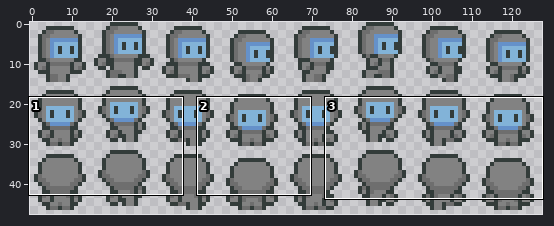
Edited in one commit: sprite sheet (assets/robot.png). The picture above shows the old version from afar; the outline marks the close-up.
Close-up. Old version:
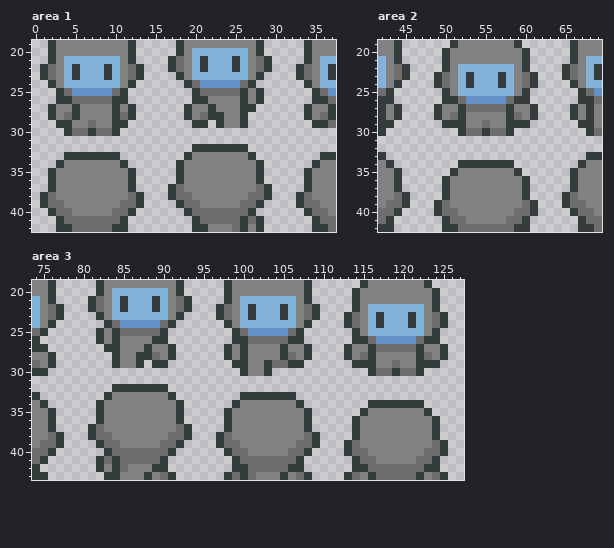
The file is 128x48 pixels. Shown: area 1: x 0..37, y 19..42; area 2: x 42..69, y 19..42; area 3: x 74..127, y 19..43.
New version:
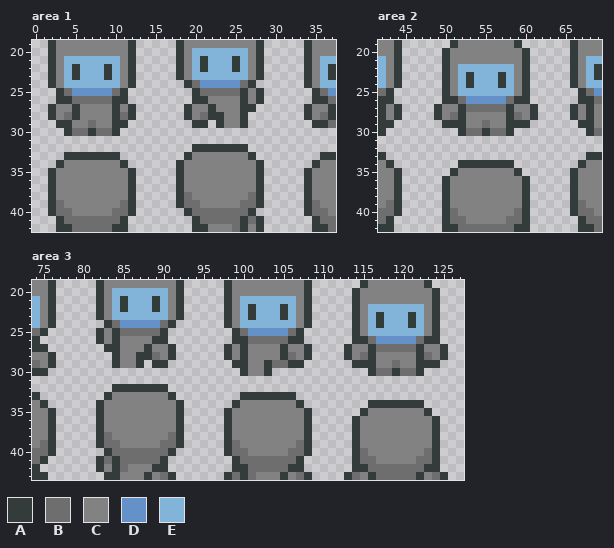
Palette (. is transparent): A #333c3a  B #6e6e6e  C #828282  D #6591c9  E #82b3d8
Diff:
Area 1:
y 21: x 17..18 AB -> .A; x 28..29 BA -> A.
y 22: x 1..2 AB -> .A; x 12..13 BA -> A.; x 17..18 AB -> .A; x 28..29 BA -> A.; x 33..34 AB -> .A
y 23: x 1..2 AB -> .A; x 12..13 BA -> A.; x 33..34 AB -> .A
y 37: x 17..18 AB -> .A; x 28..29 BA -> A.
y 38: x 1..2 AB -> .A; x 12..13 BA -> A.; x 17..18 AB -> .A; x 28..29 BA -> A.; x 33..34 AB -> .A
y 39: x 1..2 AB -> .A; x 12..13 BA -> A.; x 33..34 AB -> .A
Area 2:
y 22: x 44..45 BA -> A.; x 65..66 AB -> .A
y 23: x 44..45 BA -> A.; x 49..50 AB -> .A; x 60..61 BA -> A.; x 65..66 AB -> .A
y 24: x 49..50 AB -> .A; x 60..61 BA -> A.
y 38: x 44..45 BA -> A.; x 65..66 AB -> .A
y 39: x 44..45 BA -> A.; x 49..50 AB -> .A; x 60..61 BA -> A.; x 65..66 AB -> .A
y 40: x 49..50 AB -> .A; x 60..61 BA -> A.
Area 3:
y 21: x 81..82 AB -> .A; x 92..93 BA -> A.
y 22: x 76..77 BA -> A.; x 81..82 AB -> .A; x 92..93 BA -> A.; x 97..98 AB -> .A; x 108..109 BA -> A.
y 23: x 76..77 BA -> A.; x 97..98 AB -> .A; x 108..109 BA -> A.; x 113..114 AB -> .A; x 124..125 BA -> A.
y 24: x 113..114 AB -> .A; x 124..125 BA -> A.
y 37: x 81..82 AB -> .A; x 92..93 BA -> A.
y 38: x 76..77 BA -> A.; x 81..82 AB -> .A; x 92..93 BA -> A.; x 97..98 AB -> .A; x 108..109 BA -> A.
y 39: x 76..77 BA -> A.; x 97..98 AB -> .A; x 108..109 BA -> A.; x 113..114 AB -> .A; x 124..125 BA -> A.
y 40: x 113..114 AB -> .A; x 124..125 BA -> A.
